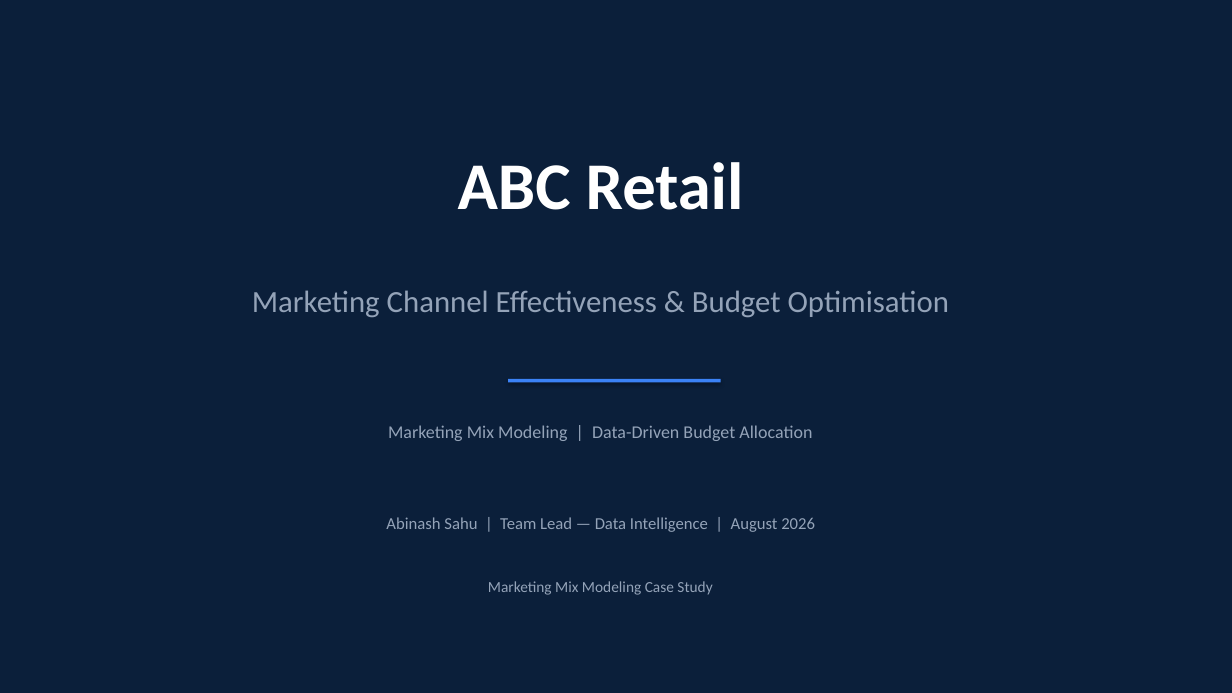
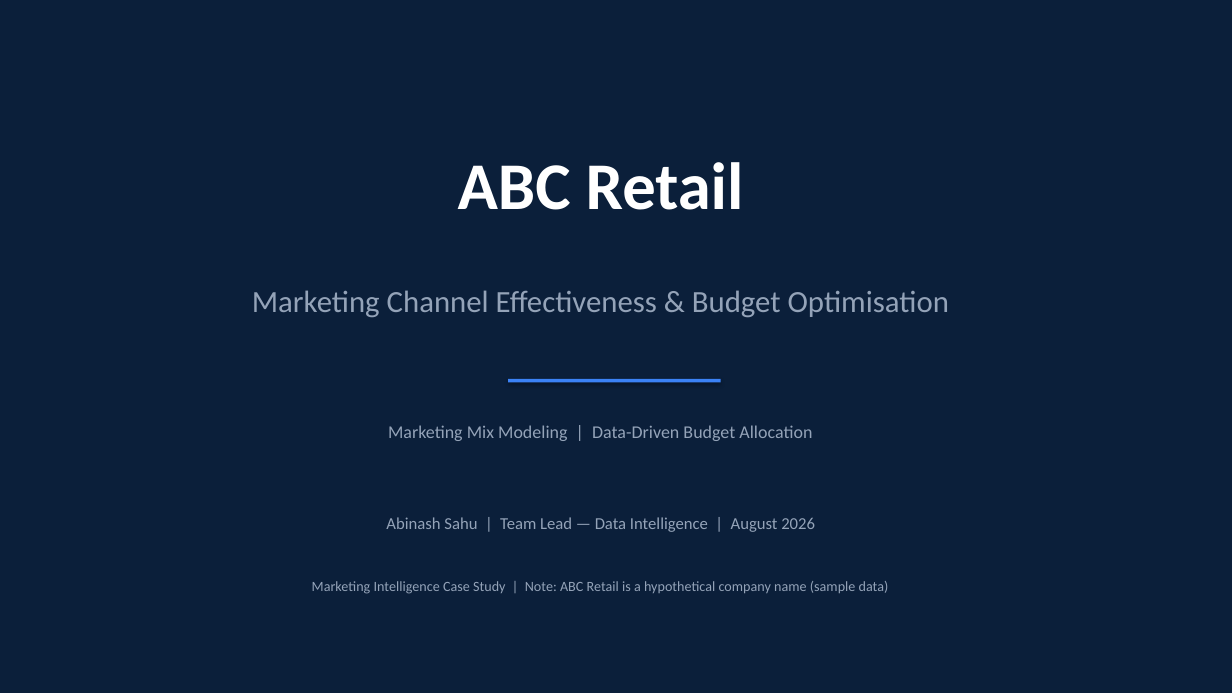
Before and after one commit to LearnWithAbinash/Case_Study_ABC_Retail_Sales_Analysis, a slide deck: slide 1 of ABC_Retail_Case_Study_Presentation.pptx. Drawn at 1232x693 pixels with LibreOffice and Linux fonts; fonts in the diff are those of the drawing. Boxes give left, top, right and bottom in pixels: in the first picture for what was removed or moved away, otherwise in the second. Text is boxed around its words. In the diff, an @@ line names an element or a change of style, - is before the commit and + after.

Commit message:
Remove duplicate PPT file and add hypothetical company & sample data disclaimer

```diff
--- a/ABC_Retail_Case_Study_Presentation.pptx
+++ b/ABC_Retail_Case_Study_Presentation.pptx
@@ text at (x1=312, y1=581, x2=889, y2=594): text changed; size 12 to 11 pt @@
-Marketing Mix Modeling Case Study
+Marketing Intelligence Case Study | Note: ABC Retail is a hypothetical company name (sample data)
```
Also in this commit, not shown: 4 other files.
